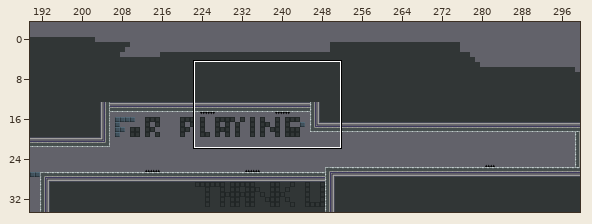
Tiled map, stored at android/assets/levels/level12.tmx. Above, an overview of the earlier version with the close-up marked.
Close-up. Earlier state:
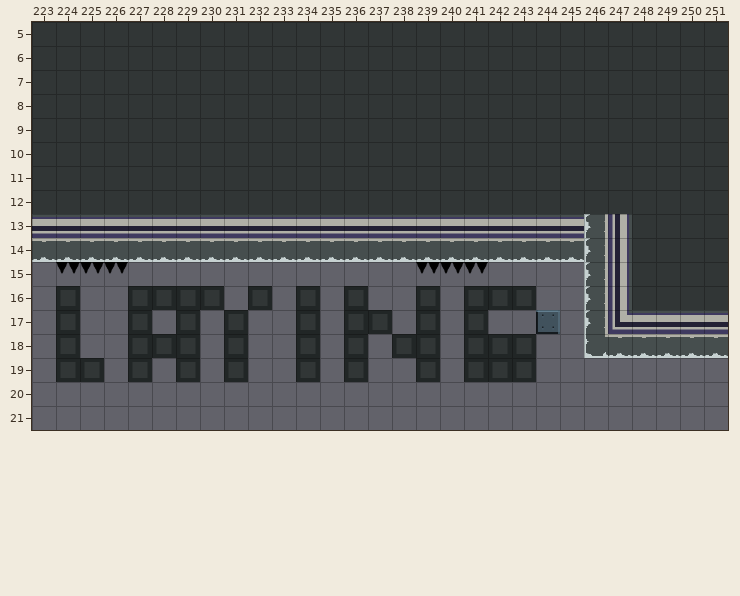
Cells are 32x32 px. Shown: x 223..251, y 5..21. The commit also changed other parts of the map, which this record leaves out. The old version is drawn lined up with the new one.
Once edited:
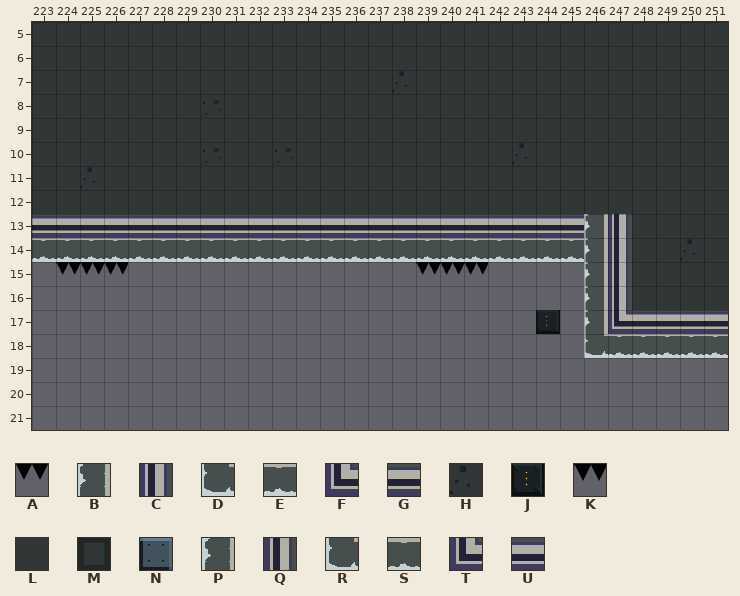
Key: from "tiles_128": A 13 turned 180; from "tileset": B 64, C 69, D 80, E 81, F 85, G 86, H 119, J 132, K 145 turned 180; from "tileset-new": L 16, M 33, N 35 "3", P 60, Q 65, R 75, S 76, T 80, U 81.
_ is an empty cell, . an unchanged one.
Diff:
map size 300x40 -> 300x35 cells (old content now starts at 0,-5; both pictures use the new coordinates)
--- layer "Platform"
@@ x 238..238 @@
- 7 L
+ 7 H
@@ x 225..243 @@
-10 ..................L
-11 L..................
+10 ..................H
+11 H..................
@@ x 223..251 @@
-13 UUUUUUUUUUUUUUUUUUUUUUUPQ....
-14 SSSSSSSSSSSSSSSSSSSSSSSPQ..L.
-15 .......................PQ....
-16 .M..MMMM.M.M.M..M.MMM..PQ....
-17 .M..M.M.M..M.MM.M.M..N.PTUUUU
-18 .M..MMM.M..M.M.MM.MMM..RSSSSS
-19 .MM.M.M.M..M.M..M.MMM........
+13 GGGGGGGGGGGGGGGGGGGGGGGBC....
+14 EEEEEEEEEEEEEEEEEEEEEEEBC..H.
+15 .......................BC....
+16 ._..____._._._.._.___..BC....
+17 ._.._._._.._.__._._..J.BFGGGG
+18 ._..___._.._._.__.___..DEEEEE
+19 .__._._._.._._.._.___........
--- layer "Spikes"
@@ x 224..241 @@
-15 AAA............AAA
+15 KKK............KKK
Changed places in both close-ups, as pixel boxes (x1, y1, x2, y2):
changed: (392, 71, 407, 93)
changed: (512, 143, 527, 165)
changed: (80, 167, 95, 189)
changed: (32, 214, 728, 382)
